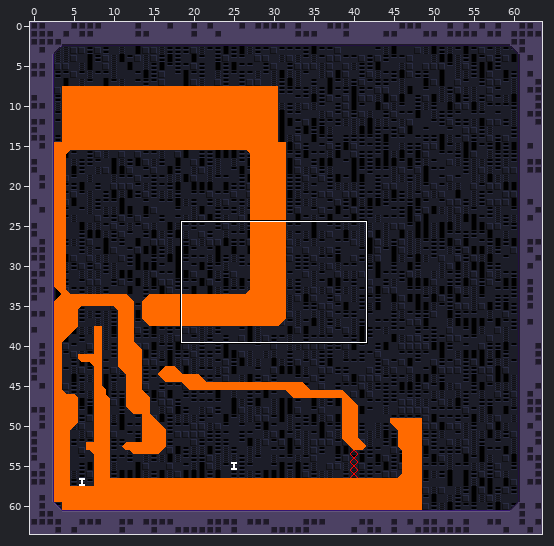
Two versions of a level (Tiled map, Assets/tiled/prototype_PrototypeSprites.tmx). The picture above shows the old version from afar; the outline marks the close-up.
Close-up. Old version:
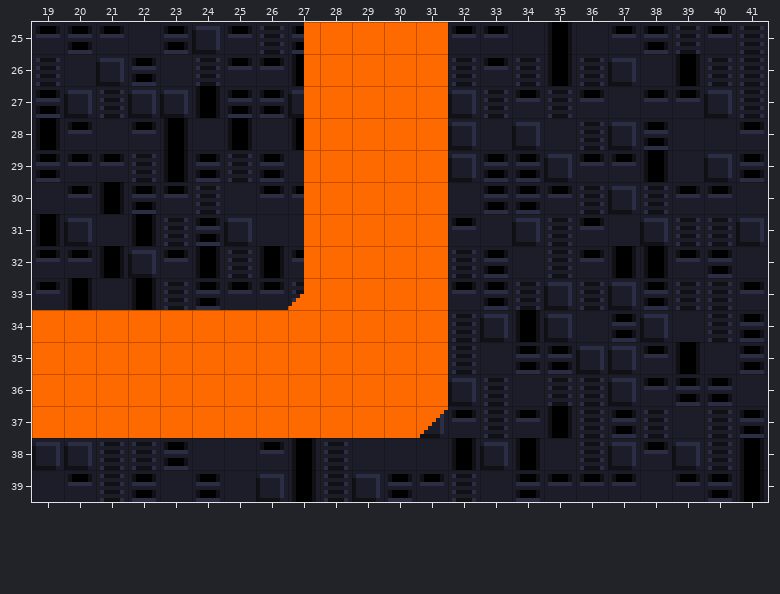
Cells are 8x8 px. Shown: x 19..41, y 25..39.
After:
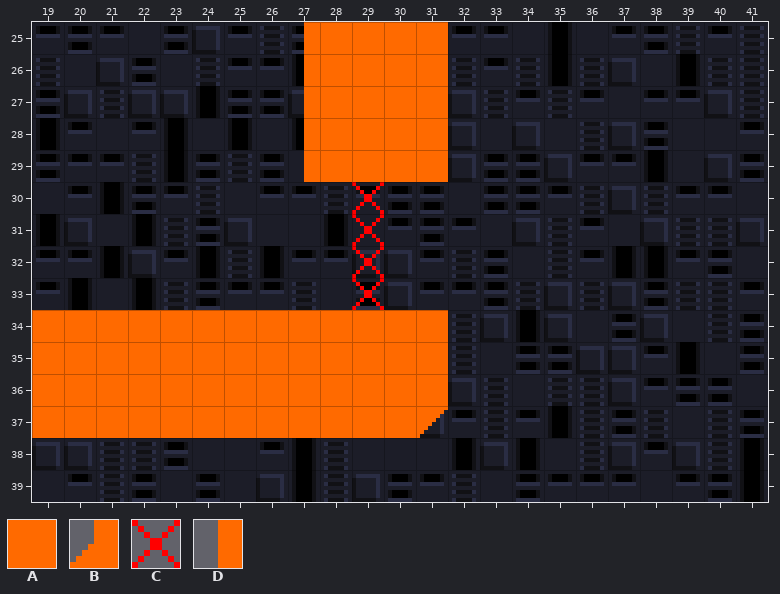
Key: from "prototype": A 0, B 34, C 44, D 48.
_ is an empty cell.
Change:
{"where": "layer \"GeometryBG\""}
{"y":30,"x":29,"old":"_","new":"C"}
{"y":31,"x":29,"old":"_","new":"C"}
{"y":32,"x":29,"old":"_","new":"C"}
{"y":33,"x":29,"old":"_","new":"C"}
{"where": "layer \"Geometry\""}
{"y":30,"x":27,"old":"DAAAA","new":"_____"}
{"y":31,"x":27,"old":"DAAAA","new":"_____"}
{"y":32,"x":27,"old":"DAAAA","new":"_____"}
{"y":33,"x":27,"old":"BAAAA","new":"_____"}
{"label":"changed","picture_box":[288,182,448,310]}
